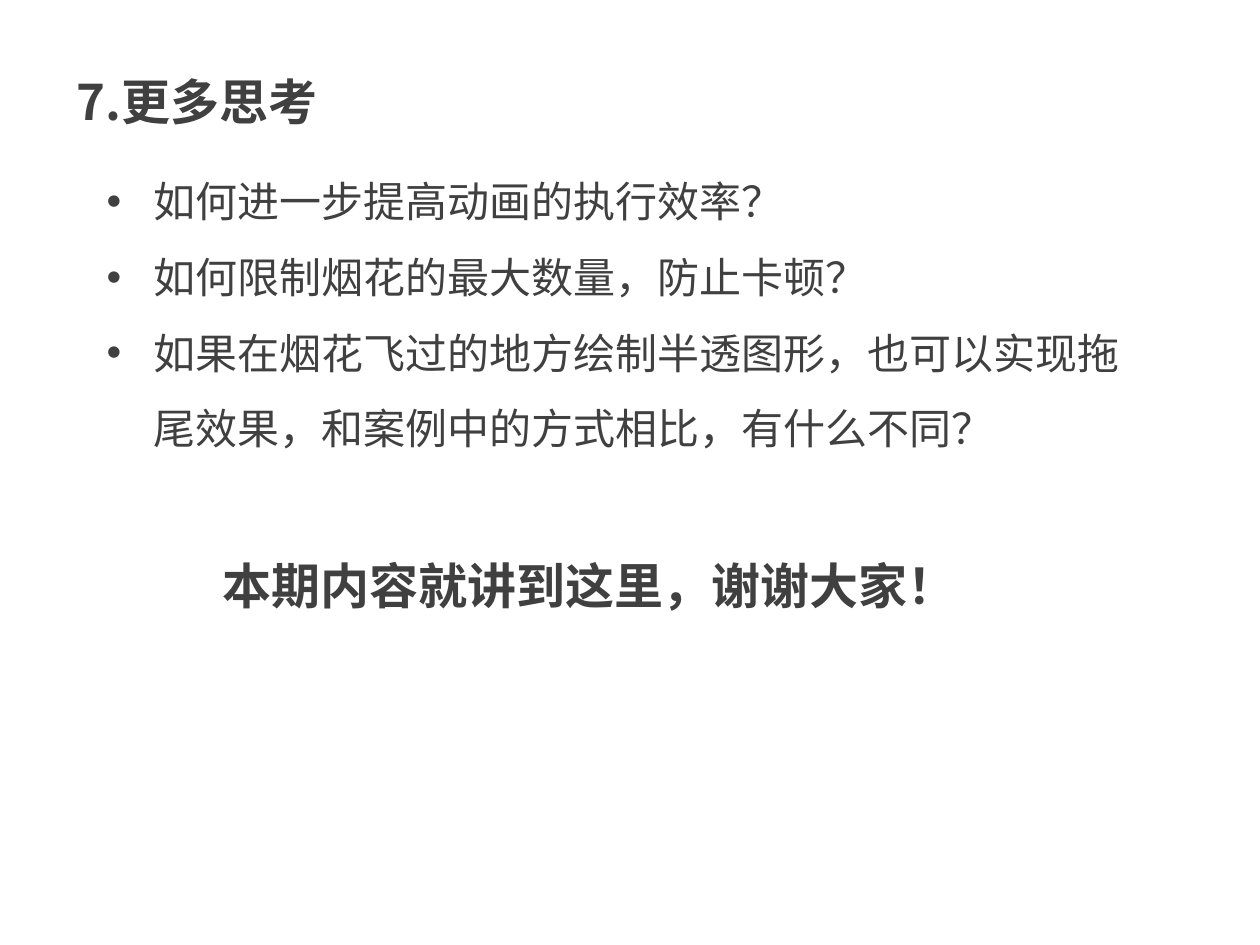
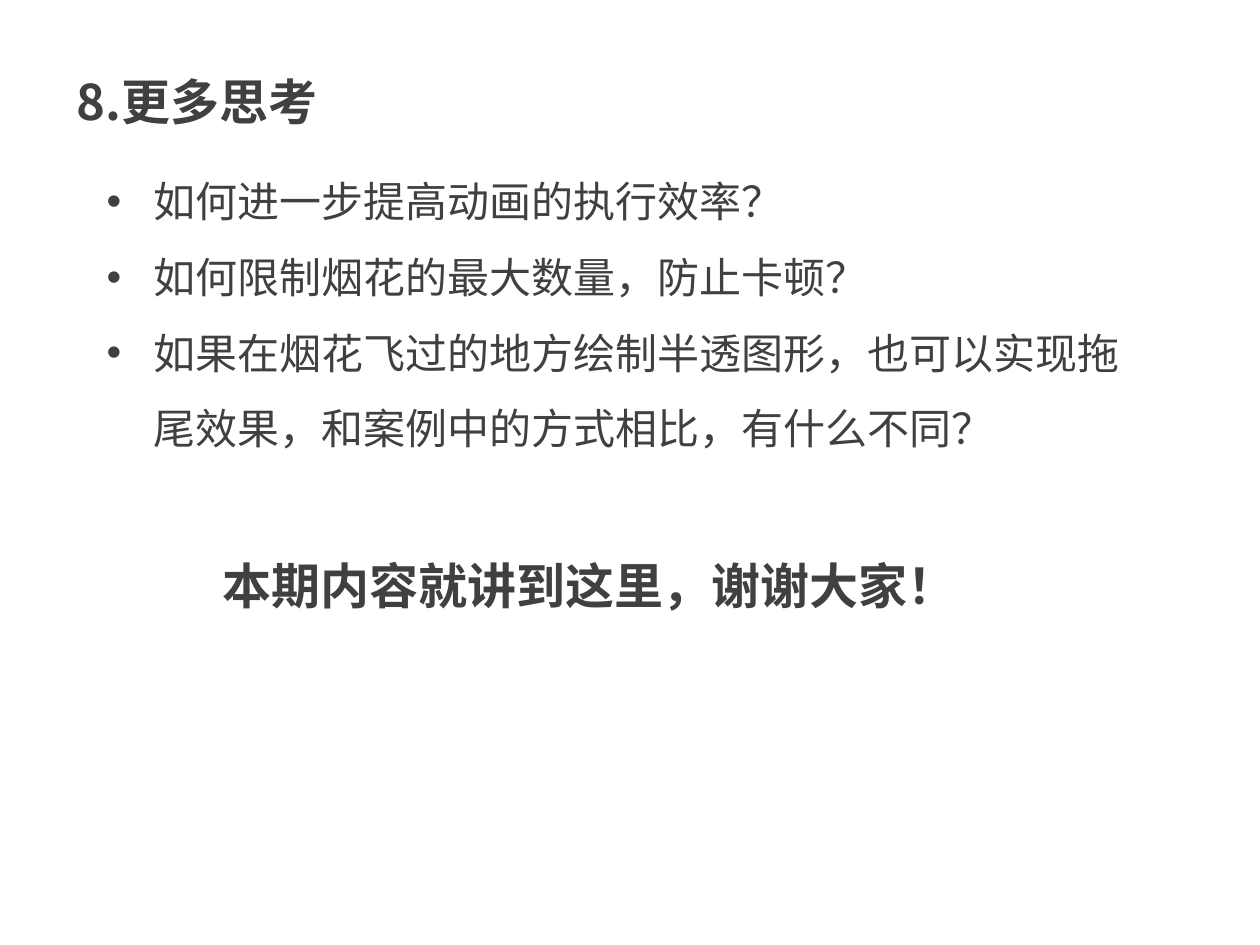
Before and after one commit to kong66/webAni, a slide deck: slide 39 of 24-svg-fireworks/24.pptx. Drawn at 1260x945 pixels with LibreOffice and Linux fonts; fonts in the diff are those of the drawing. Boxes give left, top, right and bottom in pixels: in the first picture for what was removed or moved away, otherwise in the second. Text is boxed around its words. In the diff, an @@ line names an element or a change of style, - is before the commit and + after.

```diff
--- a/24-svg-fireworks/24.pptx
+++ b/24-svg-fireworks/24.pptx
@@ text at (77, 78, 318, 125): text changed @@
-7.更多思考
+8.更多思考
```
Also in this commit, not shown: 7 other slides changed, 3 other files.
